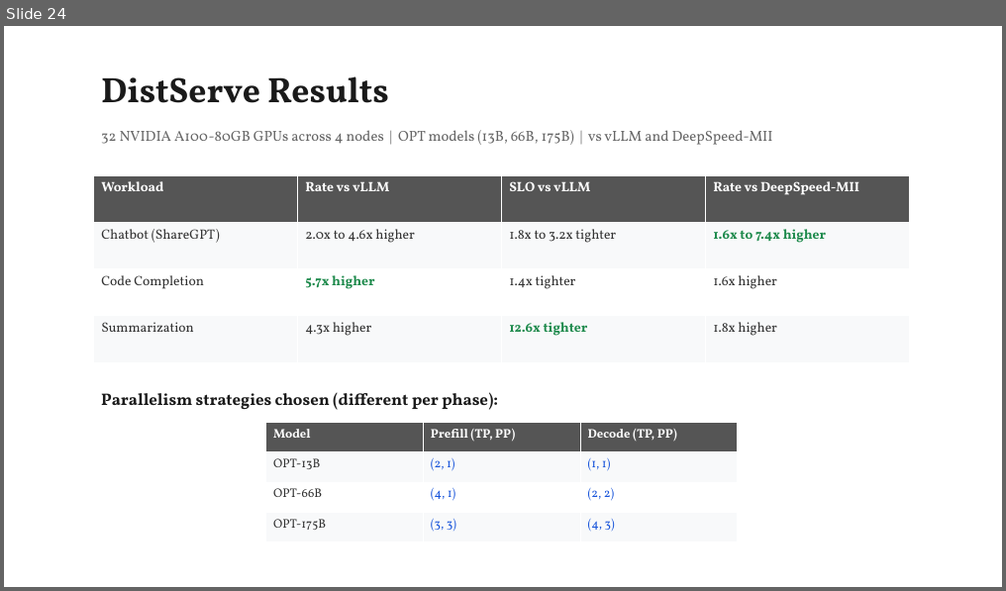
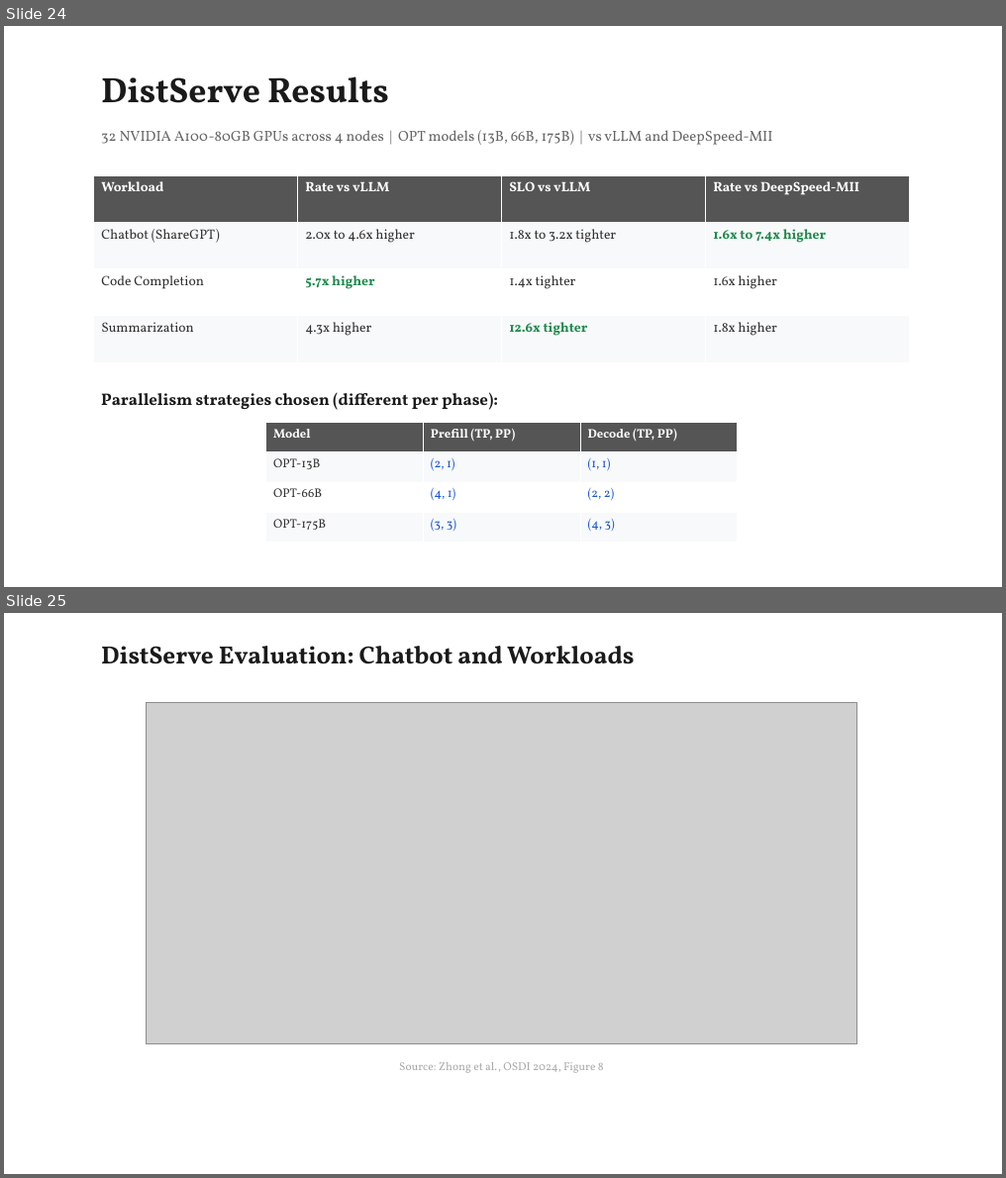
Before and after one commit to beratcelik1/llm-inference-phase-disaggregation, a slide deck: presentation/Phase_Disaggregation_LLM_Inference.pptx. Shown one above the other, each under a label of ours: slide 24 before the commit, slides 24 and 25 after it. The pictures are 1006x591 and 1006x1178 pixels, drawn with LibreOffice and Linux fonts; fonts in the diff are those of the drawing; grey boxes stand for pictures. Boxes give left, top, right and bottom in pixels: in the first picture for what was removed or moved away, otherwise in the second. Text is boxed around its words. In the diff, an @@ line names an element or a change of style, - is before the commit and + after.

Commit message:
feat: add manual screenshots, proper references, references slide
- 8 paper figures from manual screenshots
- Figure captions now cite Source: Author et al., Venue, Figure N
- Added References slide (Splitwise, DistServe, Sarathi, vLLM, FlexGen)
- 33 slides total
- Regenerated all PDFs

```diff
--- a/presentation/Phase_Disaggregation_LLM_Inference.pptx
+++ b/presentation/Phase_Disaggregation_LLM_Inference.pptx
@@ slide 25 added at bbox=[4, 613, 1002, 1174], background #FFFFFF @@
@@ text added at bbox=[101, 646, 634, 664], 24 pt, text #1A1A1A, bold @@
+DistServe Evaluation: Chatbot and Workloads
@@ picture added at bbox=[147, 703, 857, 1045] @@
@@ text added at bbox=[399, 1062, 604, 1073], 11 pt, text #AAAAAA @@
+Source: Zhong et al., OSDI 2024, Figure 8
```
Also in this commit, not shown: 1 slide changed, 5 other slides added, 5 slides removed, 13 other files.
